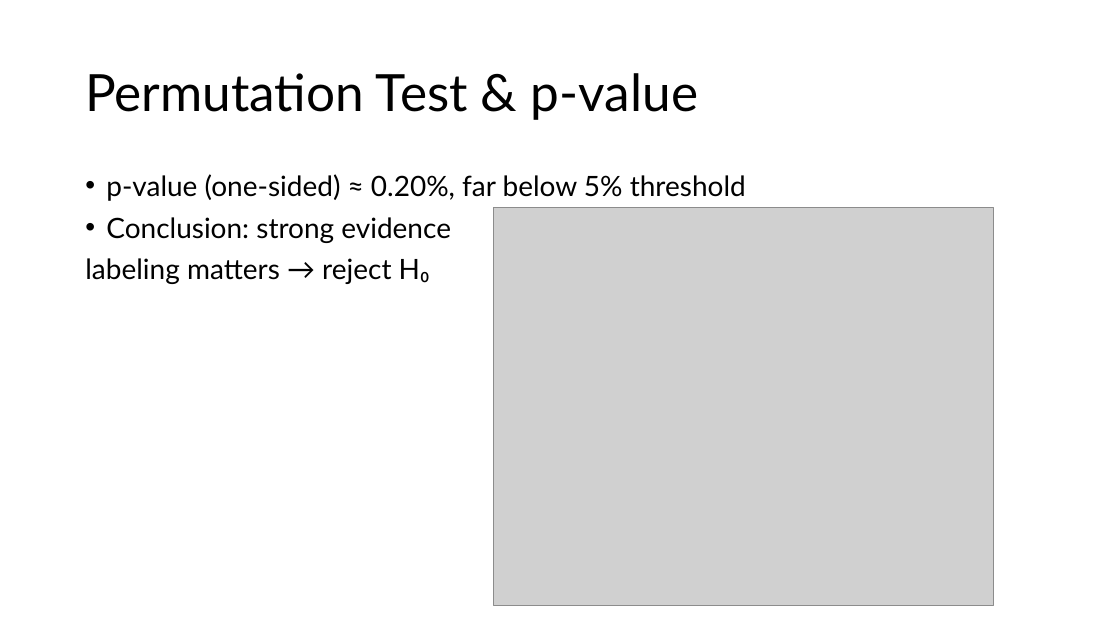
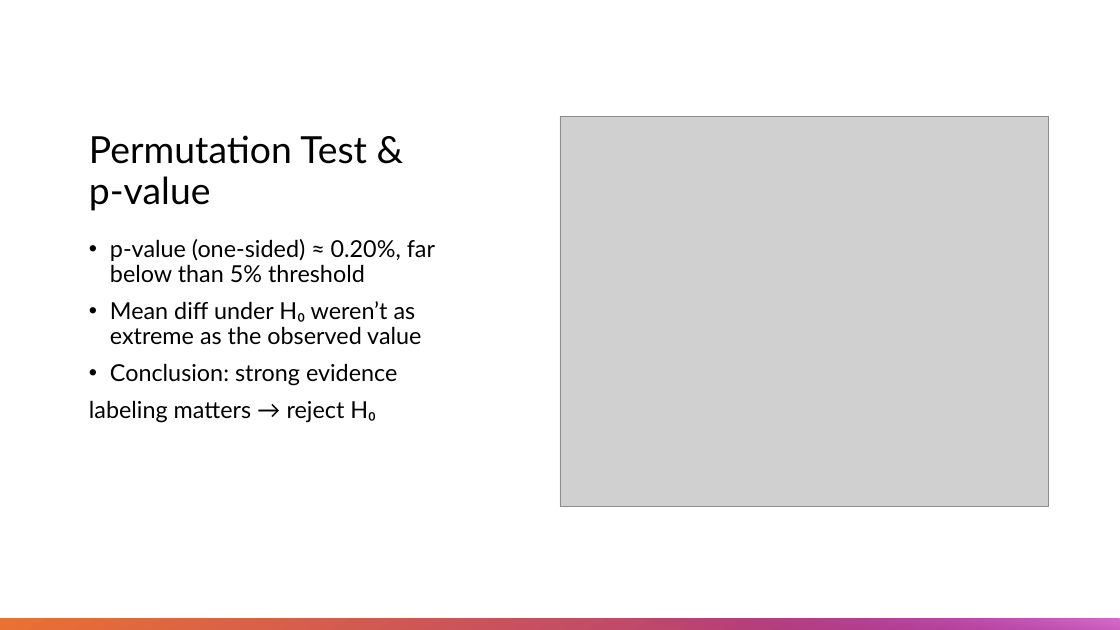
Before and after one commit to alpha-08/flow-duration-feat-analysis-CICIDS2019, a slide deck: slide 9 of slides/Flow Duration Analysis - Distinguish Benign vs DDoS.pptx (slide 8 before the commit). Drawn at 1120x630 pixels with LibreOffice and Linux fonts; fonts in the diff are those of the drawing; grey boxes stand for pictures. Boxes give left, top, right and bottom in pixels: in the first picture for what was removed or moved away, otherwise in the second. Text is boxed around its words. In the diff, an @@ line names an element or a change of style, - is before the commit and + after.

```diff
--- a/slides/Flow Duration Analysis - Distinguish Benign vs DDoS.pptx
+++ b/slides/Flow Duration Analysis - Distinguish Benign vs DDoS.pptx
@@ title "Permutation Test & p‑value": place and size @@
-title "Permutation Test & p‑value" at [85,73,699,120]
+title "Permutation Test & p‑value" at [89,135,367,211]
@@ title "Permutation Test & p‑value" at [89,135,367,211]: size 44 to 32 pt; vertical alignment middle to bottom @@
@@ picture: place and size @@
-picture at [494,208,994,606]
+picture at [560,117,1049,507]
@@ text "p‑value (one‑sided) ≈ 0.20%, far ...": place and size @@
-text "p‑value (one‑sided) ≈ 0.20%, far ..." at [85,174,746,284]
+text "p‑value (one‑sided) ≈ 0.20%, far ..." at [89,239,435,423]
@@ text at [110,239,435,345]: text changed; size 24 to 20 pt @@
-• p‑value (one‑sided) ≈ 0.20%, far below 5% threshold
+• p‑value (one‑sided) ≈ 0.20%, far below than 5% threshold
+• Mean diff under H₀ weren’t as extreme as the observed value
@@ text at [89,363,397,423]: size 24 to 20 pt in "Conclusion: strong evidence", "labeling matters → reject H₀" @@
@@ rectangle added at [0,619,1120,630], fill gradient #A02B93 to #E97132 @@
@@ rectangle added at [577,619,1120,630], fill gradient #A02B93 to #D86ECC @@
```
Also in this commit, not shown: 5 other slides changed, 1 slide added.
